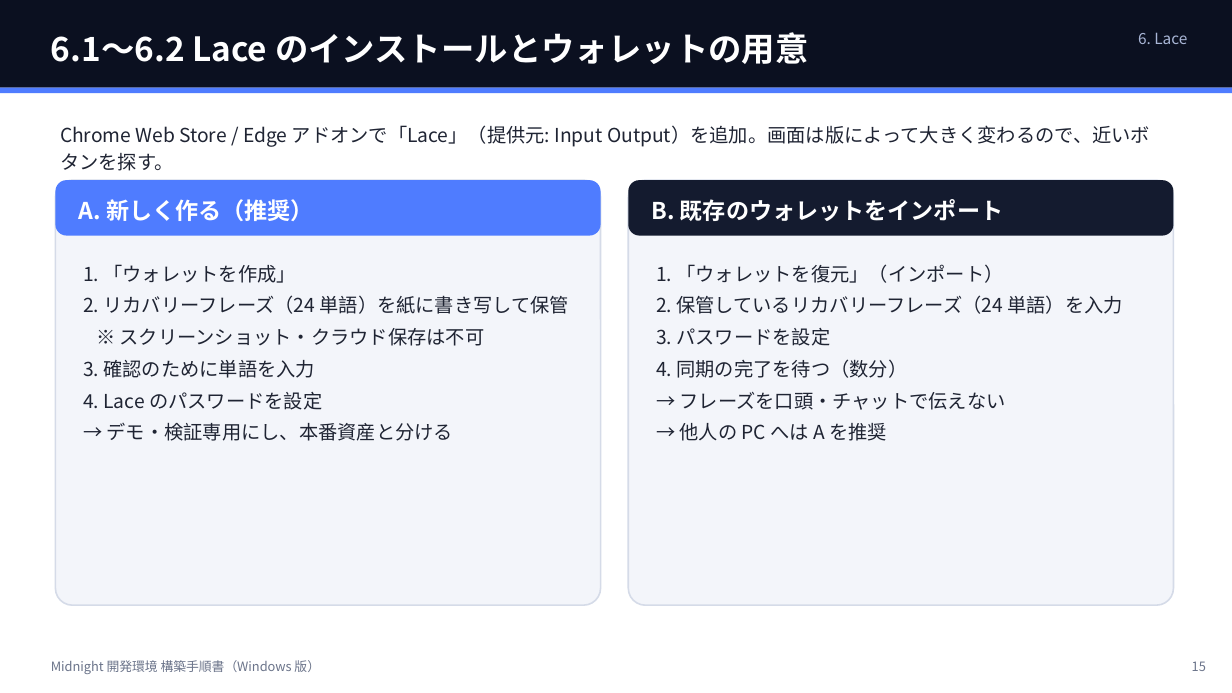
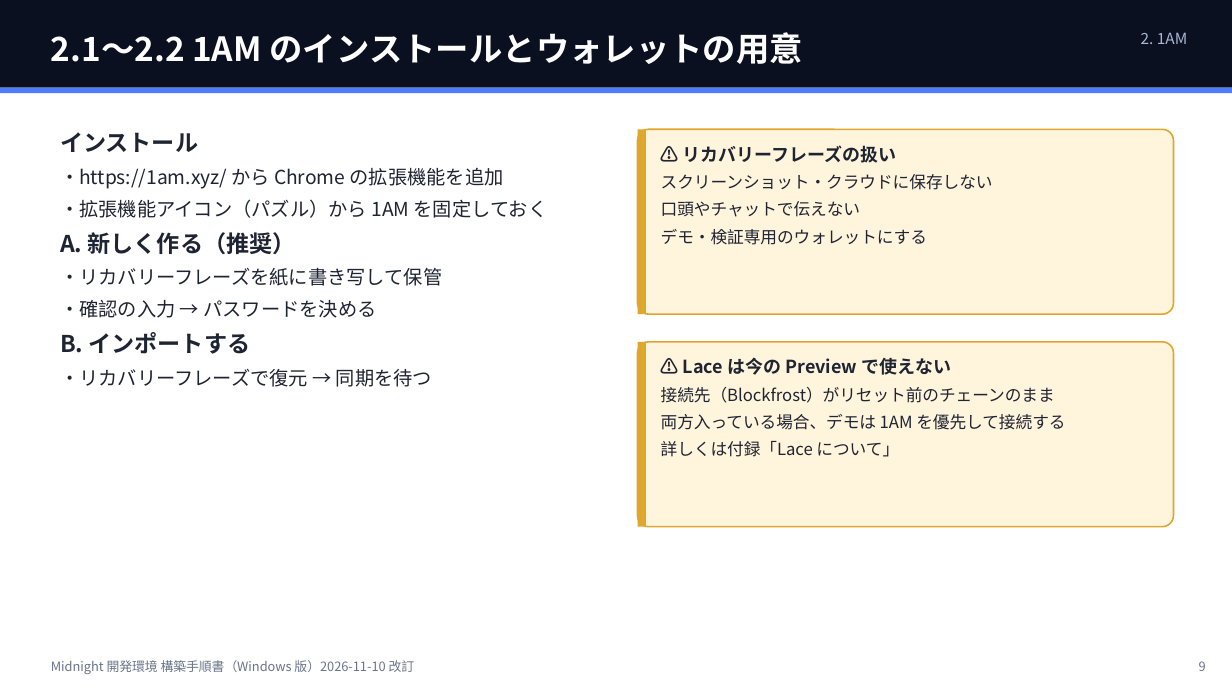
Before and after one commit to 101nimura/midnight_td_demo, a slide deck: slide 9 of docs/SETUP.pptx (slide 15 before the commit). Drawn at 1232x693 pixels with LibreOffice and Linux fonts; fonts in the diff are those of the drawing. Boxes give left, top, right and bottom in pixels: in the first picture for what was removed or moved away, otherwise in the second. Text is boxed around its words. In the diff, an @@ line names an element or a change of style, - is before the commit and + after.

```diff
--- a/docs/SETUP.pptx
+++ b/docs/SETUP.pptx
@@ text at [51,32,803,64]: text changed @@
-6.1〜6.2 Lace のインストールとウォレットの用意
+2.1〜2.2 1AM のインストールとウォレットの用意
@@ text at [1141,32,1187,44]: text changed @@
-6. Lace
+2. 1AM
@@ text at [60,132,548,387]: text changed @@
-Chrome Web Store / Edge アドオンで「Lace」（提供元: Input Output）を追加。画面は版によって大きく変わるので、近いボタンを探す。
+インストール
+・https://1am.xyz/ から Chrome の拡張機能を追加
+・拡張機能アイコン（パズル）から 1AM を固定しておく
+A. 新しく作る（推奨）
+・リカバリーフレーズを紙に書き写して保管
+・確認の入力 → パスワードを決める
+B. インポートする
+・リカバリーフレーズで復元 → 同期を待つ
@@ rounded rectangle: place and size @@
-rounded rectangle at [55,180,601,605]
+rounded rectangle at [638,129,1174,314]
@@ rounded rectangle at [638,129,1174,314]: fill #F3F5FA to #FFF4DC; outline #D5DBE8 1.25 pt to #E0A72E 1.25 pt; proportions changed @@
@@ rectangle added at [638,129,646,314], fill #E0A72E @@
@@ text added at [661,145,993,245], 13 pt, text #1F2433 @@
+⚠ リカバリーフレーズの扱い
+スクリーンショット・クラウドに保存しない
+口頭やチャットで伝えない
+デモ・検証専用のウォレットにする
@@ rounded rectangle removed at [55,180,601,236] @@
@@ text removed at [79,199,314,221] @@
-A. 新しく作る（推奨）
@@ rounded rectangle removed at [628,180,1174,236] @@
@@ text removed at [651,199,1003,221] @@
-B. 既存のウォレットをインポート
@@ text removed at [83,264,570,441] @@
-1. 「ウォレットを作成」
-2. リカバリーフレーズ（24 単語）を紙に書き写して保管
-※ スクリーンショット・クラウド保存は不可
-3. 確認のために単語を入力
-4. Lace のパスワードを設定
-→ デモ・検証専用にし、本番資産と分ける
@@ text removed at [656,264,1122,441] @@
-1. 「ウォレットを復元」（インポート）
-2. 保管しているリカバリーフレーズ（24 単語）を入力
-3. パスワードを設定
-4. 同期の完了を待つ（数分）
-→ フレーズを口頭・チャットで伝えない
-→ 他人の PC へは A を推奨
@@ rounded rectangle at [638,342,1174,527]: fill #F3F5FA to #FFF4DC; outline #D5DBE8 1.25 pt to #E0A72E 1.25 pt; proportions changed @@
@@ rounded rectangle: place and size @@
-rounded rectangle at [628,180,1174,605]
+rounded rectangle at [638,342,1174,527]
@@ rectangle added at [638,342,646,527], fill #E0A72E @@
@@ text added at [661,357,1065,457], 13 pt, text #1F2433 @@
+⚠ Lace は今の Preview で使えない
+接続先（Blockfrost）がリセット前のチェーンのまま
+両方入っている場合、デモは 1AM を優先して接続する
+詳しくは付録「Lace について」
@@ text at [51,660,415,674]: text changed @@
-Midnight 開発環境 構築手順書（Windows 版）
+Midnight 開発環境 構築手順書（Windows 版）2026-11-10 改訂
@@ text at [1199,661,1206,671]: text changed @@
-15
+9
```
Also in this commit, not shown: 15 other slides changed, 10 slides added, 13 slides removed, 12 other files.
